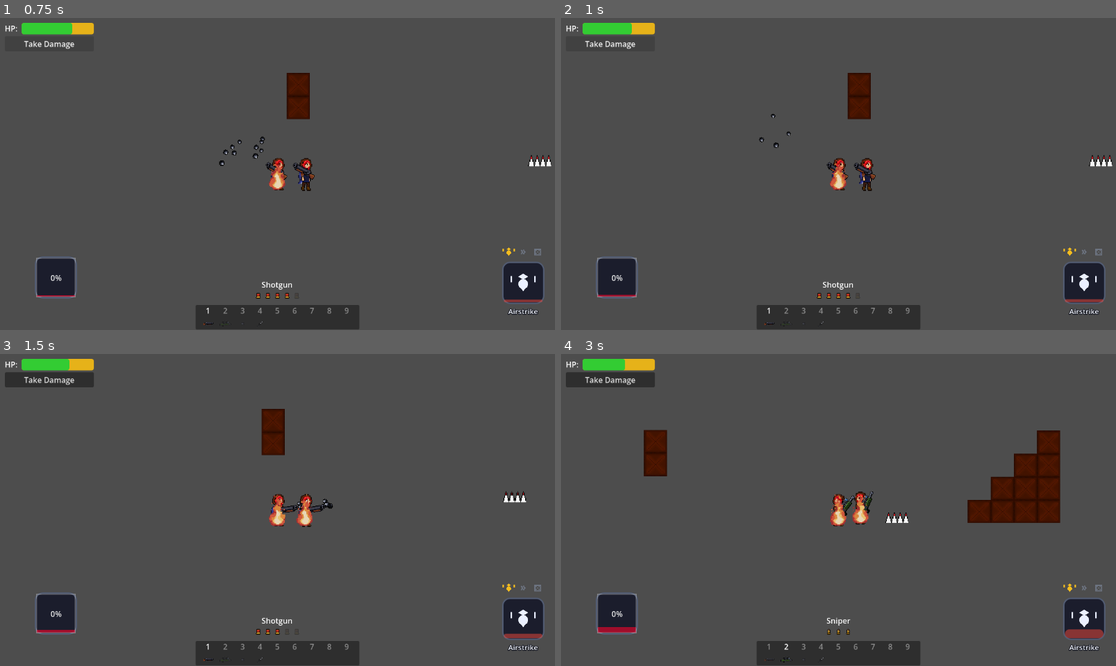
Above: before the commit, frames 1-4 (two rows, left to right).
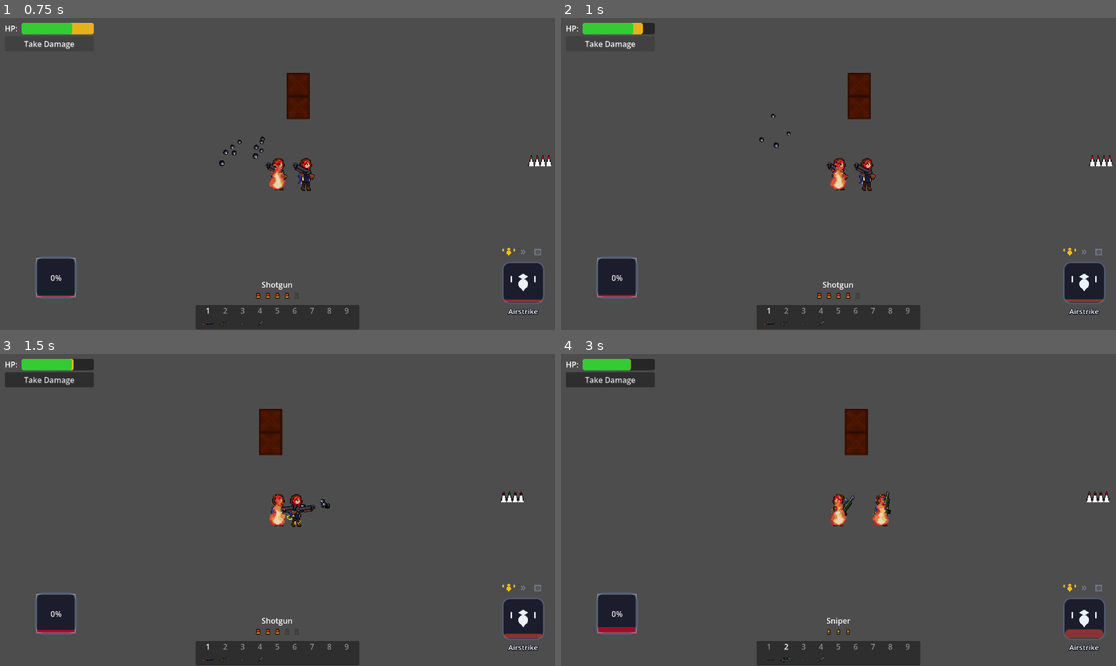
Above: after the commit, the same moments.

Repository: Lohnknechte/FightLab
Game: Godot game, scene res://src/scenes/level01.tscn
The game is run twice, just before and just after one commit, with the same random seed, the same clock (stepped at 60 frames per second) and the same inputs.
Inputs (mouse positions are in pixels of both pictures, inside the frame that each line leads up to):
- Up to frame 1 (0.75 s): click "Take Damage" at 0.5 s
- Up to frame 2 (1 s): no input
- Up to frame 3 (1.5 s): tap Enter at 1.25 s; move the mouse to (399, 494) at 1.27 s; hold Right (ui_right) from 1.28 s (still down); hold Q (cast_ultimate) from 1.28 s (still down); click (399, 494) at 1.42 s
- Up to frame 4 (3 s): tap Up (ui_up) at 1.52, 2.27 s; move the mouse to (727, 525) at 2.02 s; release Q (cast_ultimate) at 2.03 s; tap 1 (weapon_1) at 2.1 s; move the mouse to (894, 441) at 2.77 s; release Right (ui_right) at 2.78 s; hold Left (ui_left) from 2.78 s (still down); hold 2 (weapon_2) from 2.78 s (still down)

Frame 1 is identical in both runs. In frame 2, 0.1% of the frame differs, in the area x 12-18%, y 1-6%; in frame 3, 0.9%; in frame 4, 5.3%, in the area x 11-99%, y 1-56%.

Commit message:
Added Statuses: Shock, Freeze, Poison

Diff:
--- a/Assets/Scripts/Status_effects/burn.tres
+++ b/Assets/Scripts/Status_effects/burn.tres
@@ -1,4 +1,4 @@
-[gd_resource type="Resource" script_class="StatusEffect" format=3 uid="uid://ddi5dn2fw0k8f"]
+[gd_resource type="Resource" script_class="BurnEffect" format=3 uid="uid://ddi5dn2fw0k8f"]
 
 [ext_resource type="Script" uid="uid://d1wgrrh8eblcw" path="res://Assets/Scripts/Status_effects/burn_effect.gd" id="1_ko4l2"]
 
@@ -6,6 +6,6 @@
 script = ExtResource("1_ko4l2")
 id = &"burn"
 duration = 10.0
-tick_rate = 0.2
+tick_rate = 0.5
 damage_per_tick = 1.0
 metadata/_custom_type_script = "uid://byfjwckuytk8n"
--- a/Assets/Scripts/Status_effects/burn_effect.gd
+++ b/Assets/Scripts/Status_effects/burn_effect.gd
@@ -3,6 +3,7 @@
 
 func apply(target):
 	print(target.name, "is burning")
+	target.speed_multiplier *= 1.1
 
 func tick(target, delta, active_effect):
 	active_effect.tick_timer -= delta
@@ -27,3 +28,5 @@
 
 func remove(target):
 	print(target.name, "is no longer burning")
+
+	target.speed_multiplier *= 0.90909
--- /dev/null
+++ b/Assets/Scripts/Status_effects/freeze.tres
@@ -0,0 +1,10 @@
+[gd_resource type="Resource" script_class="FreezeEffect" format=3 uid="uid://b464mockmi460"]
+
+[ext_resource type="Script" uid="uid://byqnq21smop81" path="res://Assets/Scripts/Status_effects/freeze_effect.gd" id="1_28erg"]
+
+[resource]
+script = ExtResource("1_28erg")
+id = &"freeze"
+duration = 20.0
+damage_per_tick = 0.2
+metadata/_custom_type_script = "uid://byqnq21smop81"
--- /dev/null
+++ b/Assets/Scripts/Status_effects/freeze_effect.gd
@@ -0,0 +1,13 @@
+class_name FreezeEffect
+extends StatusEffect
+
+func apply(target):
+	print(target.name, "is frozen")
+	target.speed_multiplier *= damage_per_tick
+	target.has_effect = id
+
+
+func remove(target):
+	print(target.name, "is no longer frozen")
+	target.speed_multiplier /= damage_per_tick
+	target.has_effect = "none"
--- /dev/null
+++ b/Assets/Scripts/Status_effects/poison.tres
@@ -0,0 +1,12 @@
+[gd_resource type="Resource" script_class="PoisonEffect" format=3 uid="uid://bec7cp3477tje"]
+
+[ext_resource type="Script" uid="uid://bkvs08rue624" path="res://Assets/Scripts/Status_effects/poison_effect.gd" id="1_xdlow"]
+
+[resource]
+script = ExtResource("1_xdlow")
+id = &"poison"
+duration = 10.0
+max_stacks = 3
+tick_rate = 2.0
+damage_per_tick = 2.0
+metadata/_custom_type_script = "uid://bkvs08rue624"
--- /dev/null
+++ b/Assets/Scripts/Status_effects/poison_effect.gd
@@ -0,0 +1,14 @@
+class_name PoisonEffect
+extends StatusEffect
+
+func apply(target):
+	print(target.name, "is poisoned")
+
+func tick(target, delta, active_effect):
+	active_effect.tick_timer -= delta
+	if active_effect.tick_timer <= 0:
+		target.take_damage(damage_per_tick*active_effect.stacks)
+		active_effect.tick_timer = tick_rate
+
+func remove(target):
+	print(target.name, "is no longer poisoned")
--- /dev/null
+++ b/Assets/Scripts/Status_effects/shock.tres
@@ -0,0 +1,9 @@
+[gd_resource type="Resource" script_class="ShockEffect" format=3 uid="uid://bfdukp1rjatax"]
+
+[ext_resource type="Script" uid="uid://bldwr8pg5iblp" path="res://Assets/Scripts/Status_effects/shock_effect.gd" id="1_qj8xn"]
+
+[resource]
+script = ExtResource("1_qj8xn")
+id = &"shock"
+duration = 4.0
+metadata/_custom_type_script = "uid://bldwr8pg5iblp"
--- /dev/null
+++ b/Assets/Scripts/Status_effects/shock_effect.gd
@@ -0,0 +1,15 @@
+class_name ShockEffect
+extends StatusEffect
+
+func apply(target):
+	print(target.name, "is paralized")
+	target.can_move = false
+
+	for weapon in target._weapons:
+			weapon.set_process_input(false)
+
+
+func remove(target):
+	print(target.name, "is no longer paralized")
+	target.can_move = true
+	target._set_active_weapon(target._active_weapon if target._active_weapon != null else target._shotgun)
--- a/Assets/Scripts/Status_effects/status_manager.gd
+++ b/Assets/Scripts/Status_effects/status_manager.gd
@@ -9,7 +9,6 @@
 @onready var shock_sprite = $ShockSprite
 
 func _ready():
-	freeze_sprite.hide()
 	burn_sprite.hide()
 	poison_sprite.hide()
 	shock_sprite.hide()
@@ -55,10 +54,6 @@
 func start_effect_visual(effect: StatusEffect):
 	print("START VISUAL:", effect.id)
 	match effect.id:
-		"freeze":
-			freeze_sprite.show()
-			freeze_sprite.play("freeze")
-
 		"burn":
 			burn_sprite.show()
 			burn_sprite.z_index = 100
@@ -66,18 +61,17 @@
 
 		"poison":
 			poison_sprite.show()
+			burn_sprite.z_index = 100
 			poison_sprite.play("poison")
 
 		"shock":
 			shock_sprite.show()
+			burn_sprite.z_index = 100
 			shock_sprite.play("shock")
 
 
 func stop_effect_visual(effect: StatusEffect):
 	match effect.id:
-		"freeze":
-			freeze_sprite.hide()
-
 		"burn":
 			burn_sprite.hide()
 
--- a/Assets/Scripts/character.gd
+++ b/Assets/Scripts/character.gd
@@ -82,6 +82,9 @@
 var facing_left: bool = false
 var _is_dead: bool = false
 @export var equipped_effect: StatusEffect
+var speed_multiplier = 1.0  # Für "Freeze" (Verlangsamung)
+var can_move = true
+var has_effect:StringName = "none"
 
 func _ready() -> void:
 	add_to_group("Players")
@@ -135,7 +138,11 @@
 
 func _physics_process(delta: float) -> void:
 	var vel: Vector2 = velocity
-
+	if not can_move:
+		vel.x = 0.0          # Horizontale Bewegung stoppen
+		velocity = vel       # Die (fallende) Geschwindigkeit an Godot übergeben
+		move_and_slide()     # Physik ausführen, damit er fällt
+		return               # Jetzt erst abbrechen, da die Physik für diesen Frame durch ist!
 	# Dash gadget: brief invulnerable horizontal burst that dodges shots.
 	if _dash_time_left > 0.0:
 		_dash_time_left -= delta
@@ -161,9 +168,9 @@
 	_update_facing(direction)
 
 	if direction != 0.0:
-		vel.x = move_toward(vel.x, direction * speed, acceleration * speed * delta)
+		vel.x = move_toward(vel.x, direction * (speed * speed_multiplier), acceleration * (speed * speed_multiplier) * delta)
 	else:
-		vel.x = move_toward(vel.x, 0.0, friction * speed * delta)
+		vel.x = move_toward(vel.x, 0.0, friction * (speed * speed_multiplier) * delta)
 
 	velocity = vel
 	move_and_slide()
@@ -190,6 +197,8 @@
 
 func _update_animation(is_moving: bool) -> void:
 	var target_animation: StringName = &"walk" if is_moving else &"idle"
+	if has_effect == "freeze":
+		target_animation= &"frozen_walk" if is_moving else &"frozen_idle"
 	if _sprite.animation != target_animation:
 		_sprite.play(target_animation)
 
@@ -230,6 +239,7 @@
 func take_damage(amount: int) -> void:
 	if _is_dead or _invulnerable:
 		return
+	print(amount)
 	current_health = clamp(current_health - amount, 0, max_health)
 	health_changed.emit(current_health, max_health)
 	if current_health == 0:
--- a/src/scenes/Status effects/StatusManager.tscn
+++ b/src/scenes/Status effects/StatusManager.tscn
@@ -1,15 +1,9 @@
 [gd_scene format=3 uid="uid://bcgd2hob71u1g"]
 
 [ext_resource type="Script" uid="uid://0tj6t7h8qhnu" path="res://Assets/Scripts/Status_effects/status_manager.gd" id="1_2as2y"]
-[ext_resource type="Texture2D" uid="uid://dof2ug1uf8g3c" path="res://Assets/Sprites/Group 5 - 1.png" id="2_61iq8"]
-
-[sub_resource type="SpriteFrames" id="SpriteFrames_2as2y"]
-animations = [{
-"frames": [],
-"loop": true,
-"name": &"freeze",
-"speed": 5.0
-}]
+[ext_resource type="Texture2D" uid="uid://qpq2w12rpysf" path="res://Assets/Sprites/Group 5 - 1.png" id="2_61iq8"]
+[ext_resource type="Texture2D" uid="uid://bmsqea1guoqmp" path="res://Assets/Sprites/poison.png" id="3_sl1eb"]
+[ext_resource type="Texture2D" uid="uid://c4ftf0qf3h177" path="res://Assets/Sprites/shock.png" id="4_c83jm"]
 
 [sub_resource type="AtlasTexture" id="AtlasTexture_61iq8"]
 atlas = ExtResource("2_61iq8")
@@ -117,39 +111,86 @@
 "speed": 5.0
 }]
 
+[sub_resource type="AtlasTexture" id="AtlasTexture_10vsl"]
+atlas = ExtResource("3_sl1eb")
+region = Rect2(0, 0, 64, 64)
+
+[sub_resource type="AtlasTexture" id="AtlasTexture_ki3jb"]
+atlas = ExtResource("3_sl1eb")
+region = Rect2(64, 0, 64, 64)
+
+[sub_resource type="AtlasTexture" id="AtlasTexture_pavee"]
+atlas = ExtResource("3_sl1eb")
+region = Rect2(128, 0, 64, 64)
+
+[sub_resource type="AtlasTexture" id="AtlasTexture_njca1"]
+atlas = ExtResource("3_sl1eb")
+region = Rect2(192, 0, 64, 64)
+
 [sub_resource type="SpriteFrames" id="SpriteFrames_sl1eb"]
 animations = [{
-"frames": [],
+"frames": [{
+"duration": 1.0,
+"texture": SubResource("AtlasTexture_10vsl")
+}, {
+"duration": 1.0,
+"texture": SubResource("AtlasTexture_ki3jb")
+}, {
+"duration": 1.0,
+"texture": SubResource("AtlasTexture_pavee")
+}, {
+"duration": 1.0,
+"texture": SubResource("AtlasTexture_njca1")
+}],
 "loop": true,
 "name": &"poison",
 "speed": 5.0
 }]
 
+[sub_resource type="AtlasTexture" id="AtlasTexture_hs367"]
+atlas = ExtResource("4_c83jm")
+region = Rect2(0, 0, 64, 64)
+
+[sub_resource type="AtlasTexture" id="AtlasTexture_8iexc"]
+atlas = ExtResource("4_c83jm")
+region = Rect2(64, 0, 64, 64)
+
+[sub_resource type="AtlasTexture" id="AtlasTexture_f2cph"]
+atlas = ExtResource("4_c83jm")
+region = Rect2(128, 0, 64, 64)
+
 [sub_resource type="SpriteFrames" id="SpriteFrames_c83jm"]
 animations = [{
-"frames": [],
+"frames": [{
+"duration": 1.0,
+"texture": SubResource("AtlasTexture_hs367")
+}, {
+"duration": 1.0,
+"texture": SubResource("AtlasTexture_8iexc")
+}, {
+"duration": 1.0,
+"texture": SubResource("AtlasTexture_f2cph")
+}],
 "loop": true,
 "name": &"shock",
 "speed": 5.0
 }]
 
 [node name="StatusManager" type="Node2D" unique_id=478146570]
-visible = false
 script = ExtResource("1_2as2y")
 
-[node name="FreezeSprite" type="AnimatedSprite2D" parent="." unique_id=1241647796]
-sprite_frames = SubResource("SpriteFrames_2as2y")
-animation = &"freeze"
-
 [node name="BurnSprite" type="AnimatedSprite2D" parent="." unique_id=1648136405]
+z_index = 2
 sprite_frames = SubResource("SpriteFrames_61iq8")
 animation = &"burn"
 frame_progress = 0.4321703
 
 [node name="PoisonSprite" type="AnimatedSprite2D" parent="." unique_id=167103587]
+z_index = 2
 sprite_frames = SubResource("SpriteFrames_sl1eb")
 animation = &"poison"
 
 [node name="ShockSprite" type="AnimatedSprite2D" parent="." unique_id=1329927182]
+z_index = 2
 sprite_frames = SubResource("SpriteFrames_c83jm")
 animation = &"shock"
--- a/src/scenes/level01.tscn
+++ b/src/scenes/level01.tscn
@@ -5,6 +5,7 @@
 [ext_resource type="PackedScene" uid="uid://b3il3nssyiulc" path="res://src/scenes/destructible_block.tscn" id="3_1ao1g"]
 [ext_resource type="PackedScene" uid="uid://cjjvtexk07bxa" path="res://src/scenes/hud.tscn" id="4_hud"]
 [ext_resource type="PackedScene" uid="uid://cy4g412qfhtjv" path="res://src/scenes/Obstacles/spike.tscn" id="5_70q3c"]
+[ext_resource type="Resource" uid="uid://ddi5dn2fw0k8f" path="res://Assets/Scripts/Status_effects/burn.tres" id="5_875aw"]
 [ext_resource type="Script" uid="uid://dd55a3oxja5mm" path="res://Assets/Scripts/level01.gd" id="5_lv01"]
 [ext_resource type="PackedScene" uid="uid://c11q7tb7xvosf" path="res://src/scenes/Obstacles/Meteor/MeteorShower.tscn" id="7_jlo51"]
 
@@ -97,6 +98,7 @@
 
 [node name="CharacterBody2D2" parent="TileMapLayer" unique_id=1870017603 instance=ExtResource("2_ju4lv")]
 position = Vector2(281, 484)
+equipped_effect = ExtResource("5_875aw")
 
 [node name="Spike" parent="TileMapLayer" unique_id=1270379631 instance=ExtResource("5_70q3c")]
 position = Vector2(606, 428)
--- a/src/scenes/player.tscn
+++ b/src/scenes/player.tscn
@@ -1,19 +1,36 @@
 [gd_scene format=3 uid="uid://2wp52upgfki3"]
 
 [ext_resource type="Script" uid="uid://dbd8b2nnu5mx8" path="res://Assets/Scripts/character.gd" id="1_v4rts"]
-[ext_resource type="Resource" uid="uid://ddi5dn2fw0k8f" path="res://Assets/Scripts/Status_effects/burn.tres" id="2_4vu8n"]
+[ext_resource type="Resource" uid="uid://bfdukp1rjatax" path="res://Assets/Scripts/Status_effects/shock.tres" id="2_kc20y"]
 [ext_resource type="Texture2D" uid="uid://4sx31ber6ope" path="res://Assets/Sprites/Character_walk.png" id="2_v4rts"]
 [ext_resource type="PackedScene" uid="uid://gttw8r6ysa35" path="res://src/scenes/BasisWeapon.tscn" id="3_hwyk6"]
+[ext_resource type="Texture2D" uid="uid://dldwdjwpxw2et" path="res://Assets/Sprites/freeze_walk.png" id="4_kc20y"]
 [ext_resource type="PackedScene" uid="uid://cjqvo6g8wyu01" path="res://src/scenes/SniperWeapon.tscn" id="4_n5c2f"]
 [ext_resource type="PackedScene" uid="uid://b2teyouwiqvm3" path="res://src/scenes/ShurikenWeapon.tscn" id="5_7bqk0"]
 [ext_resource type="PackedScene" uid="uid://bpaqhl4p3cv44" path="res://src/scenes/KnifeWeapon.tscn" id="6_2f0a1"]
-[ext_resource type="Script" path="res://Assets/Scripts/ultimate_manager.gd" id="7_8v6aa"]
-[ext_resource type="Script" path="res://Assets/Scripts/ultimate_data.gd" id="8_xvyn7"]
+[ext_resource type="Script" uid="uid://djewv3mnxxndk" path="res://Assets/Scripts/ultimate_manager.gd" id="7_8v6aa"]
+[ext_resource type="Script" uid="uid://bkc8osf6r7h55" path="res://Assets/Scripts/ultimate_data.gd" id="8_xvyn7"]
 [ext_resource type="PackedScene" uid="uid://hjienmr1sqcl" path="res://src/scenes/Ultimates/Avada_ulti.tscn" id="9_0hlw3"]
 [ext_resource type="PackedScene" uid="uid://bcgd2hob71u1g" path="res://src/scenes/Status effects/StatusManager.tscn" id="10_0hlw3"]
 
 [sub_resource type="CapsuleShape2D" id="CapsuleShape2D_hwyk6"]
 height = 42.0
+
+[sub_resource type="AtlasTexture" id="AtlasTexture_lsi8j"]
+atlas = ExtResource("4_kc20y")
+region = Rect2(0, 0, 64, 64)
+
+[sub_resource type="AtlasTexture" id="AtlasTexture_hhiii"]
+atlas = ExtResource("4_kc20y")
+region = Rect2(0, 0, 64, 64)
+
+[sub_resource type="AtlasTexture" id="AtlasTexture_wpkk7"]
+atlas = ExtResource("4_kc20y")
+region = Rect2(64, 0, 64, 64)
+
+[sub_resource type="AtlasTexture" id="AtlasTexture_myy50"]
+atlas = ExtResource("4_kc20y")
+region = Rect2(128, 0, 64, 64)
 
 [sub_resource type="AtlasTexture" id="AtlasTexture_v4rts"]
 atlas = ExtResource("2_v4rts")
@@ -33,6 +50,28 @@
 
 [sub_resource type="SpriteFrames" id="SpriteFrames_0hlw3"]
 animations = [{
+"frames": [{
+"duration": 1.0,
+"texture": SubResource("AtlasTexture_lsi8j")
+}],
+"loop": true,
+"name": &"frozen_idle",
+"speed": 5.0
+}, {
+"frames": [{
+"duration": 1.0,
+"texture": SubResource("AtlasTexture_hhiii")
+}, {
+"duration": 1.0,
+"texture": SubResource("AtlasTexture_wpkk7")
+}, {
+"duration": 1.0,
+"texture": SubResource("AtlasTexture_myy50")
+}],
+"loop": true,
+"name": &"frozen_walk",
+"speed": 5.0
+}, {
 "frames": [{
 "duration": 1.0,
 "texture": SubResource("AtlasTexture_v4rts")
@@ -70,39 +109,43 @@
 
 [node name="CharacterBody2D" type="CharacterBody2D" unique_id=49530654]
 script = ExtResource("1_v4rts")
-equipped_effect = ExtResource("2_4vu8n")
+equipped_effect = ExtResource("2_kc20y")
 
 [node name="BlockCollision" type="CollisionShape2D" parent="." unique_id=1703754211]
 shape = SubResource("CapsuleShape2D_hwyk6")
 
 [node name="StatusManager" parent="." unique_id=478146570 instance=ExtResource("10_0hlw3")]
-visible = true
 
 [node name="HeadHitDetector" type="RayCast2D" parent="." unique_id=864207704]
 position = Vector2(0, -21)
 target_position = Vector2(0, -10)
 
 [node name="AnimatedSprite2D" type="AnimatedSprite2D" parent="." unique_id=1356898955]
+z_index = 1
 position = Vector2(1, 0)
 sprite_frames = SubResource("SpriteFrames_0hlw3")
-animation = &"idle"
+animation = &"frozen_walk"
 
 [node name="Camera2D" type="Camera2D" parent="." unique_id=2128611471]
 zoom = Vector2(1.5, 1.5)
 
 [node name="BasisWeapon" parent="." unique_id=1560606592 instance=ExtResource("3_hwyk6")]
+z_index = 3
 position = Vector2(4, 0)
 
 [node name="SniperWeapon" parent="." unique_id=1770774370 instance=ExtResource("4_n5c2f")]
 visible = false
+z_index = 3
 position = Vector2(4, 0)
 
 [node name="ShurikenWeapon" parent="." unique_id=1639933985 instance=ExtResource("5_7bqk0")]
 visible = false
+z_index = 3
 position = Vector2(4, 0)
 
 [node name="KnifeWeapon" parent="." unique_id=2086358384 instance=ExtResource("6_2f0a1")]
 visible = false
+z_index = 3
 position = Vector2(4, 0)
 
 [node name="Footsteps" type="AudioStreamPlayer2D" parent="." unique_id=2009660001]
Not shown, added: Assets/Scripts/Status_effects/freeze_effect.gd.uid
Not shown, added: Assets/Scripts/Status_effects/poison_effect.gd.uid
Not shown, added: Assets/Scripts/Status_effects/shock_effect.gd.uid
Binary file added: Assets/Sprites/freeze_stand.png
Binary file added: Assets/Sprites/freeze_walk.png
Binary file added: Assets/Sprites/poison.png
Binary file added: Assets/Sprites/shock.png
